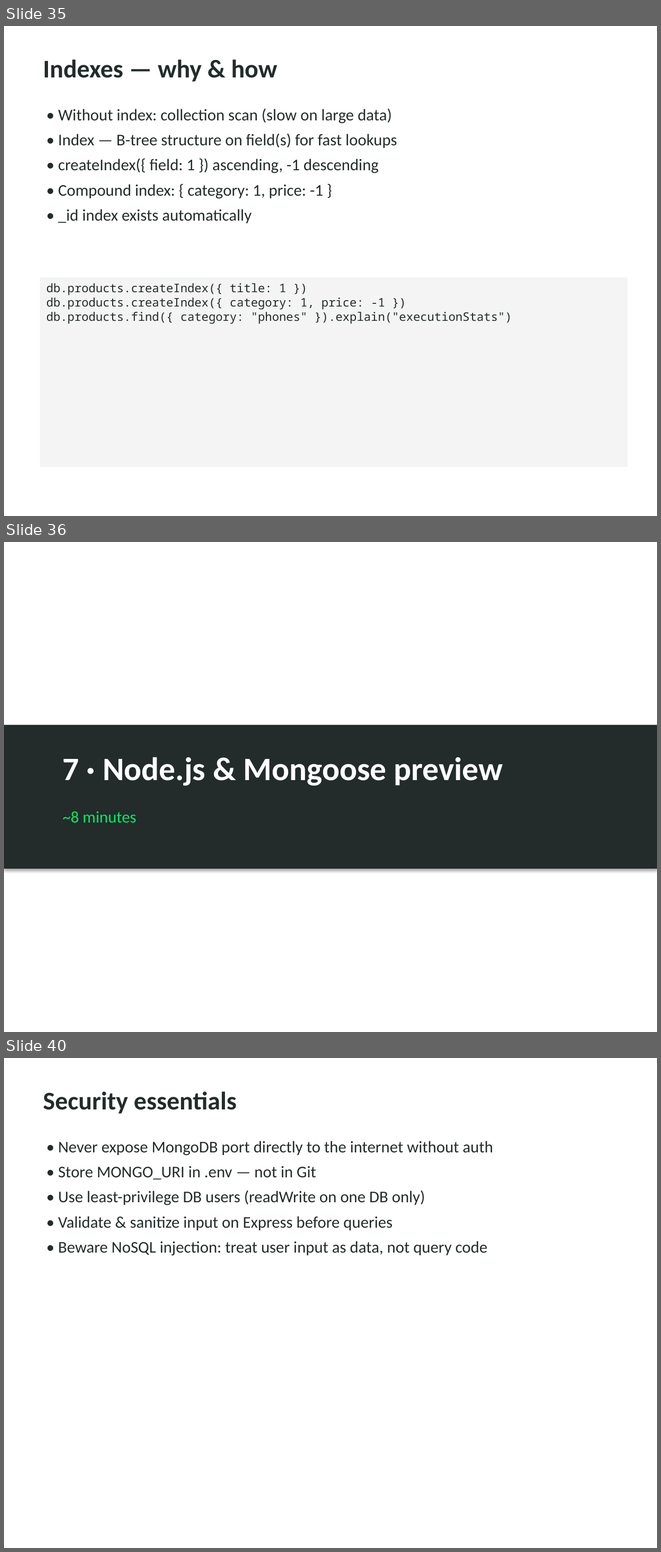
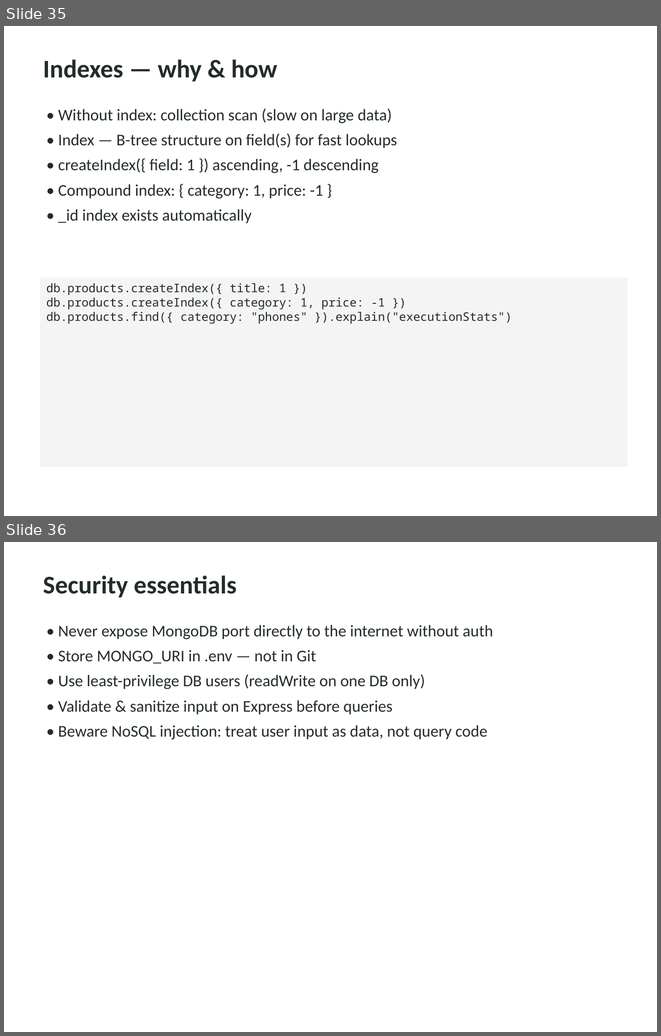
Before and after one commit to kashiraza01/MERN-Lectures, a slide deck: Week 5/Day 22/Lecture Day 22 - Introduction to MongoDB.pptx. Shown one above the other, each under a label of ours: slides 35, 36 and 40 before the commit, slides 35 and 36 after it; the slides between them are not shown. The pictures are 661x1552 and 661x1036 pixels, drawn with LibreOffice and Linux fonts; fonts in the diff are those of the drawing. Boxes give left, top, right and bottom in pixels: in the first picture for what was removed or moved away, otherwise in the second. Text is boxed around its words. In the diff, an @@ line names an element or a change of style, - is before the commit and + after.

```diff
--- a/Week 5/Day 22/Lecture Day 22 - Introduction to MongoDB.pptx
+++ b/Week 5/Day 22/Lecture Day 22 - Introduction to MongoDB.pptx
@@ slide 36 removed at (4, 542, 657, 1032), background #FFFFFF @@
@@ rectangle removed at (4, 725, 657, 868) @@
@@ text removed at (63, 757, 503, 786) @@
-7 · Node.js & Mongoose preview
@@ text removed at (63, 811, 136, 823) @@
-~8 minutes
@@ what was slide 40 is now slide 36 @@
```
Also in this commit, not shown: 5 slides changed, 3 other slides removed.
